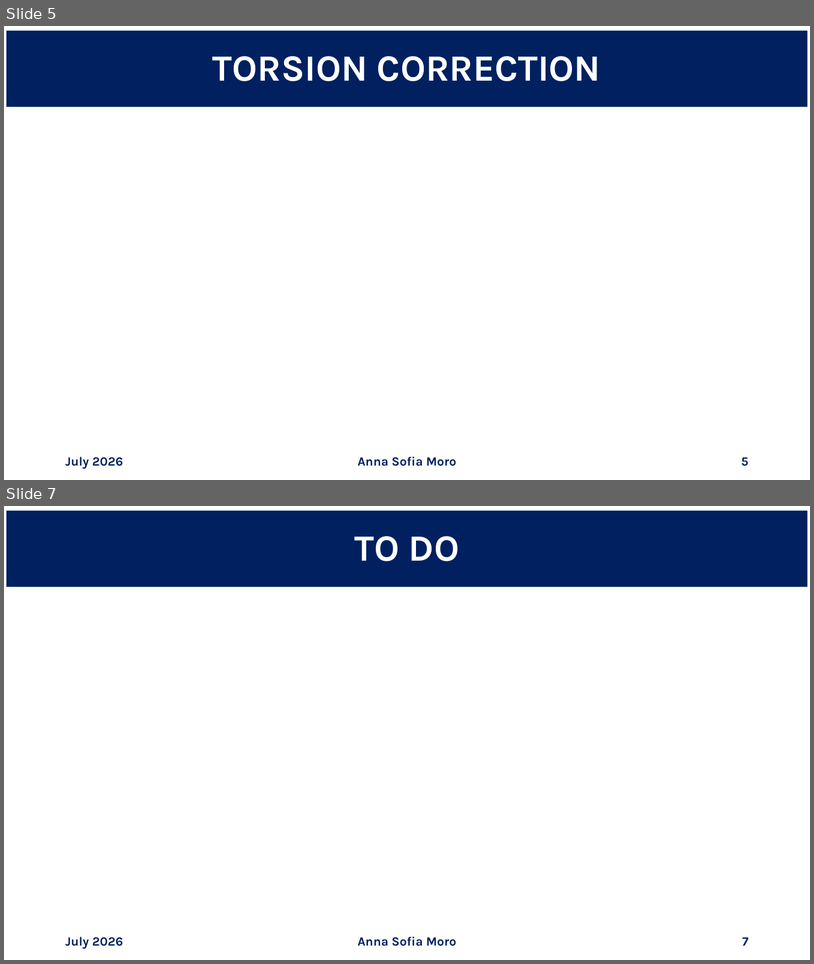
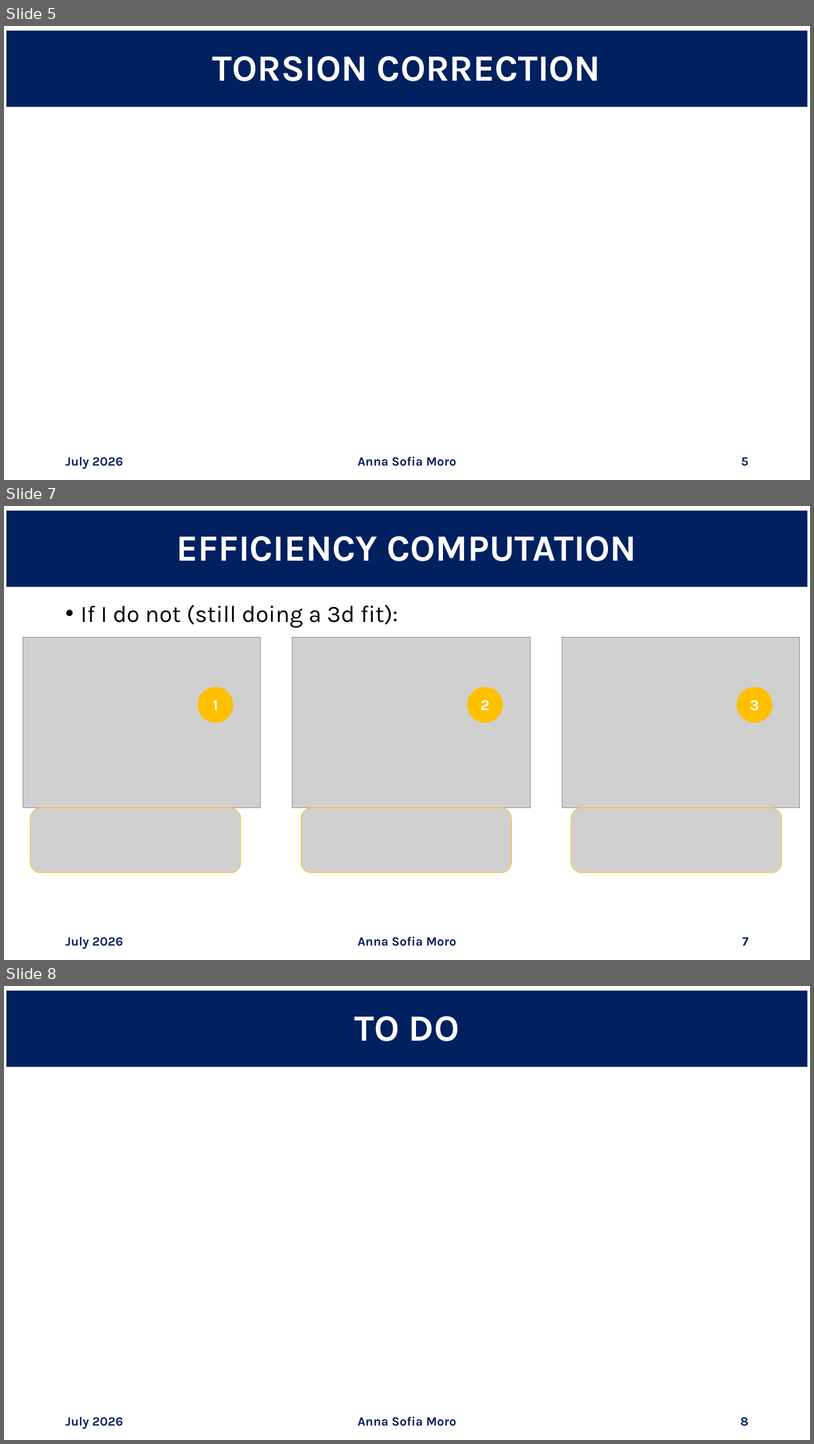
Before and after one commit to annaasofia/tesi, a slide deck: slides/week3.pptx. Shown one above the other, each under a label of ours: slides 5 and 7 before the commit, slides 5, 7 and 8 after it; the slides between them are not shown. The pictures are 814x964 and 814x1444 pixels, drawn with LibreOffice and Linux fonts; fonts in the diff are those of the drawing; grey boxes stand for pictures. Boxes give left, top, right and bottom in pixels: in the first picture for what was removed or moved away, otherwise in the second. Text is boxed around its words. In the diff, an @@ line names an element or a change of style, - is before the commit and + after.

Commit message:
16july

```diff
--- a/slides/week3.pptx
+++ b/slides/week3.pptx
@@ slide 7 added at bbox=[4, 506, 810, 960], background #FFFFFF @@
@@ title added at bbox=[6, 511, 808, 587], fill #002060, 44 pt, text #FFFFFF, bold @@
+EFFICIENCY COMPUTATION
@@ text added at bbox=[81, 604, 398, 628], 28 pt, text #000000 @@
+• If I do not (still doing a 3d fit):
@@ picture added at bbox=[23, 637, 260, 807] @@
@@ picture added at bbox=[293, 637, 531, 808] @@
@@ picture added at bbox=[563, 637, 800, 807] @@
@@ ellipse added at bbox=[198, 687, 233, 723], fill #FFC000, 18 pt, text #FFFFFF, bold @@
+1
@@ ellipse added at bbox=[467, 687, 503, 723], fill #FFC000, 18 pt, text #FFFFFF, bold @@
+2
@@ ellipse added at bbox=[737, 687, 773, 723], fill #FFC000, 18 pt, text #FFFFFF, bold @@
+3
@@ picture added at bbox=[30, 807, 240, 873] @@
@@ picture added at bbox=[301, 807, 512, 873] @@
@@ picture added at bbox=[572, 807, 782, 873] @@
@@ text added at bbox=[65, 936, 123, 949], 15 pt, text #002060, bold @@
+July 2026
@@ text added at bbox=[358, 936, 456, 946], 15 pt, text #002060, bold @@
+Anna Sofia Moro
@@ page number added at bbox=[743, 937, 749, 945], 15 pt, text #002060, bold @@
+7
@@ what was slide 7 is now slide 8 @@
@@ page number at bbox=[741, 1417, 749, 1426]: text changed @@
-7
+8
```
Also in this commit, not shown: 1 slide changed, 1 other file.
